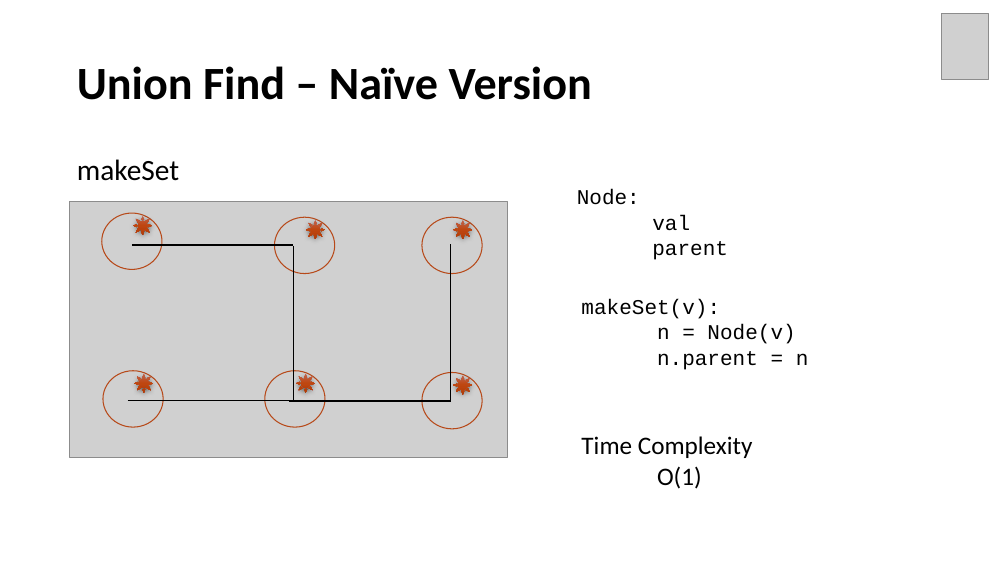
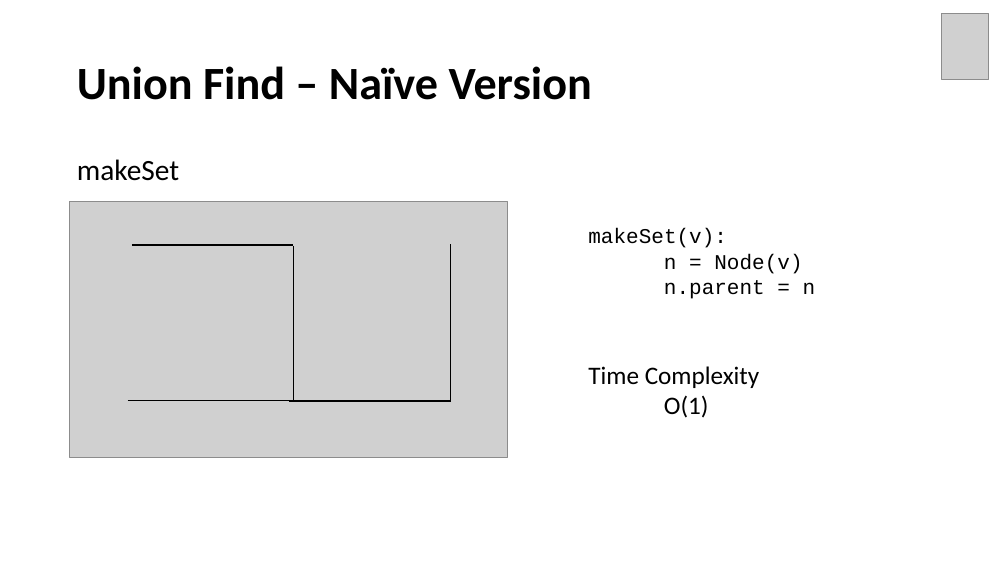
Before and after one commit to Neo-Hao/union-find, a slide deck: slide 16 of slides.pptx. Drawn at 1008x567 pixels with LibreOffice and Linux fonts; fonts in the diff are those of the drawing; grey boxes stand for pictures. Boxes give left, top, right and bottom in pixels: in the first picture for what was removed or moved away, otherwise in the second. Text is boxed around its words. In the diff, an @@ line names an element or a change of style, - is before the commit and + after.

```diff
--- a/slides.pptx
+++ b/slides.pptx
@@ text removed at box(577, 189, 728, 260) @@
-Node:
-val
-parent
@@ ellipse removed at box(102, 213, 163, 270) @@
@@ sun removed at box(133, 216, 152, 235) @@
@@ ellipse removed at box(274, 217, 335, 274) @@
@@ sun removed at box(306, 220, 324, 239) @@
@@ ellipse removed at box(422, 217, 482, 274) @@
@@ sun removed at box(454, 220, 473, 239) @@
@@ text "makeSet(v):": place and size @@
-text "makeSet(v):" at box(581, 299, 809, 489)
+text "makeSet(v):" at box(588, 228, 816, 418)
@@ ellipse removed at box(103, 371, 163, 427) @@
@@ sun removed at box(135, 374, 154, 392) @@
@@ ellipse removed at box(265, 371, 325, 427) @@
@@ sun removed at box(296, 374, 315, 392) @@
@@ ellipse removed at box(422, 373, 482, 430) @@
@@ sun removed at box(454, 376, 473, 395) @@
```
Also in this commit, not shown: 9 other slides changed, 2 slides added, 4 other files.
